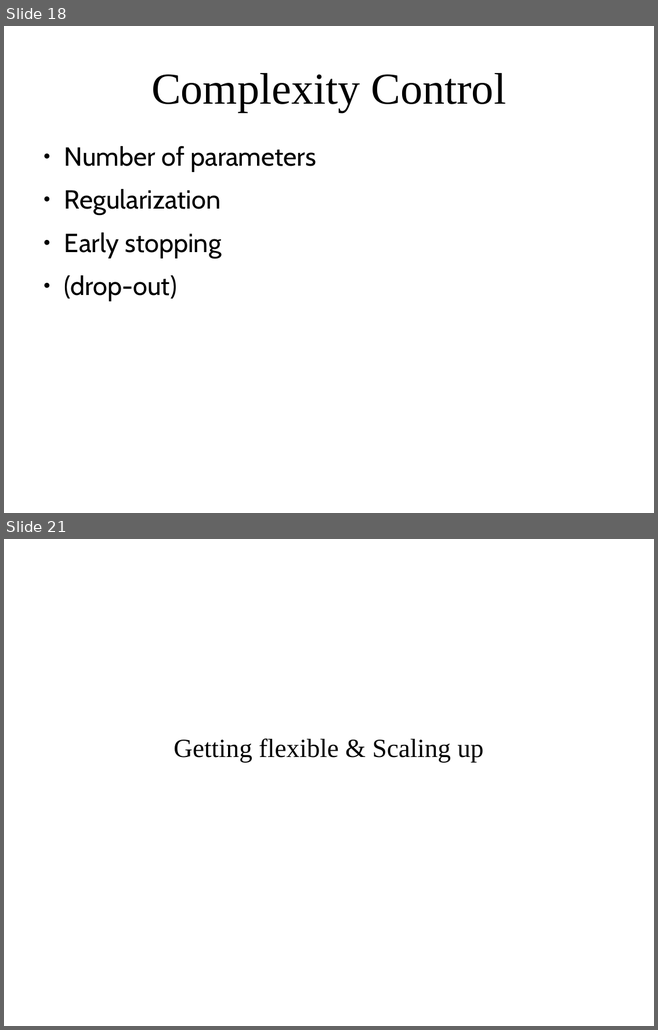
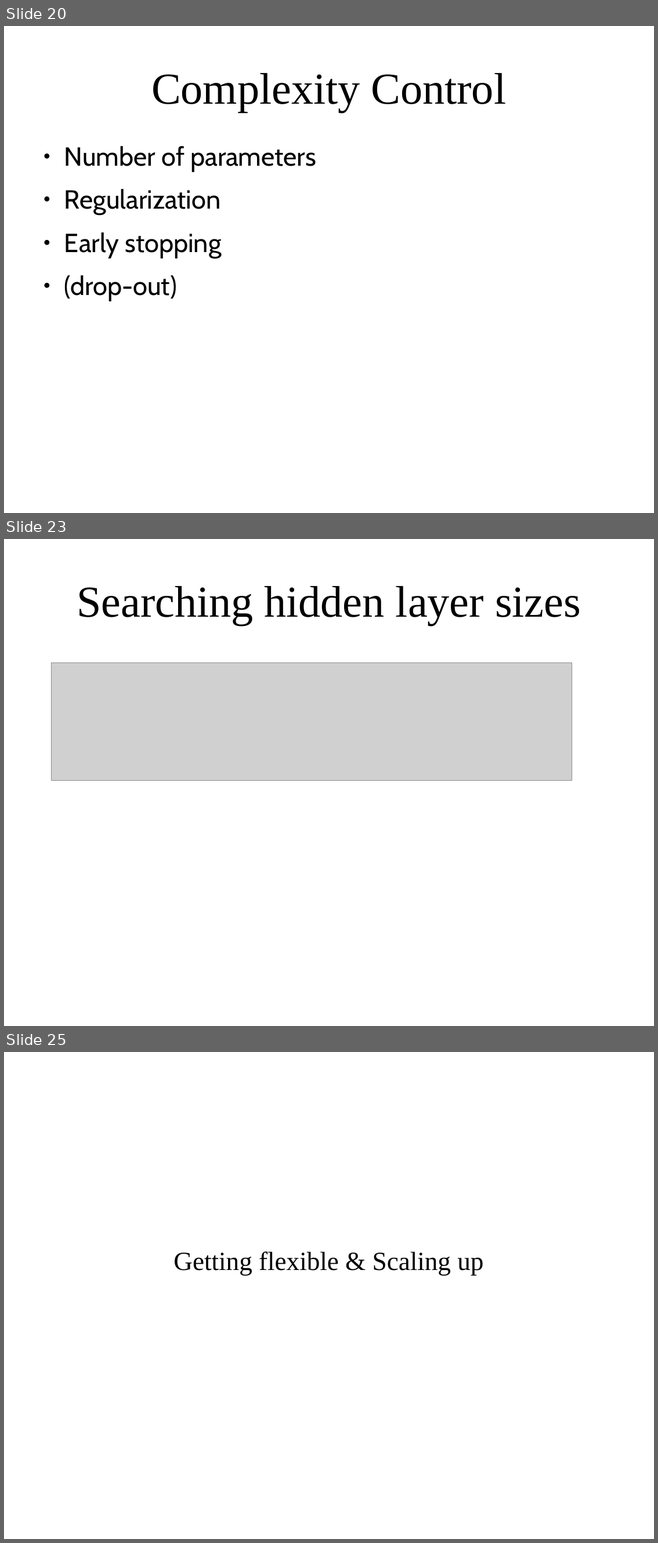
Before and after one commit to amueller/applied_ml_spring_2017, a slide deck: slides/aml-22-041217.odp. Shown one above the other, each under a label of ours: slides 18 and 21 before the commit, slides 20, 23 and 25 after it; the slides between them are not shown. The pictures are 658x1030 and 658x1543 pixels, drawn with LibreOffice and Linux fonts; fonts in the diff are those of the drawing; grey boxes stand for pictures. Boxes give left, top, right and bottom in pixels: in the first picture for what was removed or moved away, otherwise in the second. Text is boxed around its words. In the diff, an @@ line names an element or a change of style, - is before the commit and + after.

```diff
--- a/slides/aml-22-041217.odp
+++ b/slides/aml-22-041217.odp
@@ slide 23 added at [4,539,654,1026], background #FFFFFF @@
@@ title added at [76,586,581,625], 54 pt, text #000000 @@
+Searching hidden layer sizes
@@ picture added at [51,663,572,781] @@
@@ what was slide 18 is now slide 20 @@
@@ what was slide 21 is now slide 25 @@
```
Also in this commit, not shown: 6 slides changed, 4 other slides added, 1 slide removed, 1 other file.
